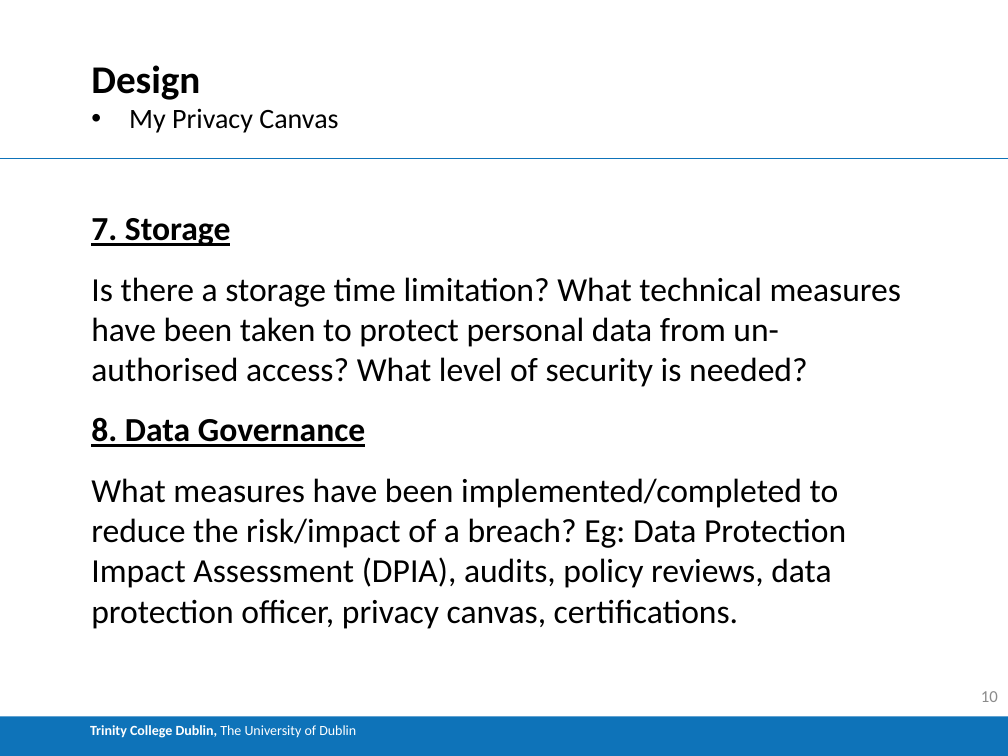
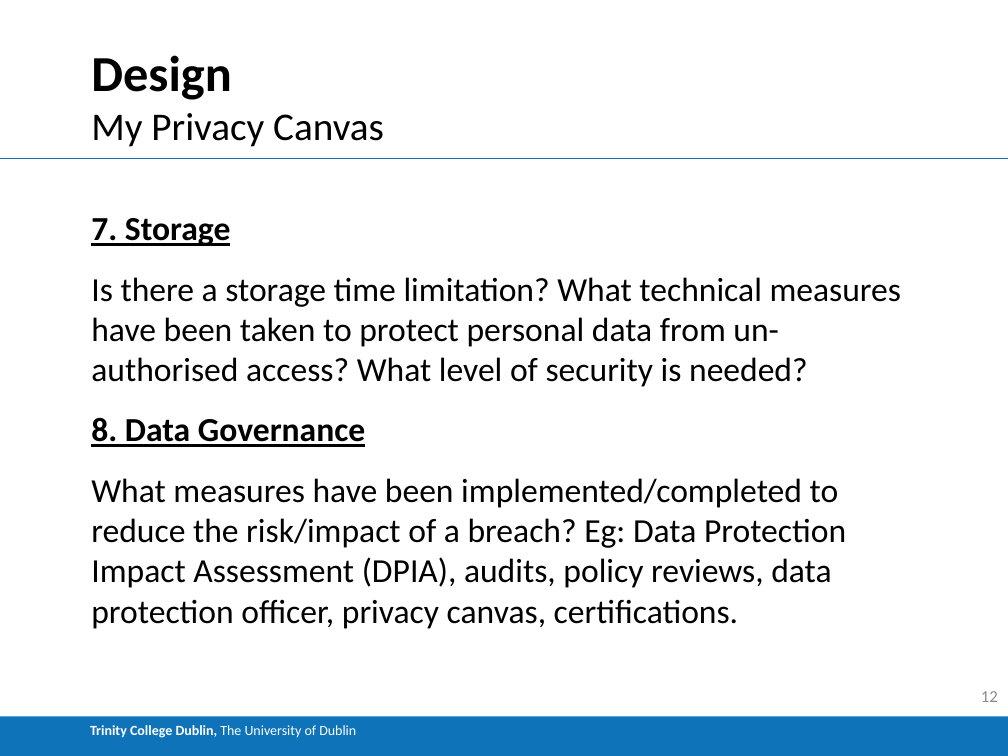
Before and after one commit to Buckley258/FYP, a slide deck: slide 12 of FYP_Demo.pptx (slide 10 before the commit). Drawn at 1008x756 pixels with LibreOffice and Linux fonts; fonts in the diff are those of the drawing. Boxes give left, top, right and bottom in pixels: in the first picture for what was removed or moved away, otherwise in the second. Text is boxed around its words. In the diff, an @@ line names an element or a change of style, - is before the commit and + after.

```diff
--- a/FYP_Demo.pptx
+++ b/FYP_Demo.pptx
@@ title "Design" at (91, 55, 231, 100): size 28 to 36 pt @@
@@ text "My Privacy Canvas" at (91, 113, 384, 147): size 20 to 28 pt; bullet • to none @@
@@ page number at (981, 691, 998, 702): text changed @@
-10
+12
```
Also in this commit, not shown: 16 other slides changed, 4 slides added, 3 slides removed, 2 other files.
